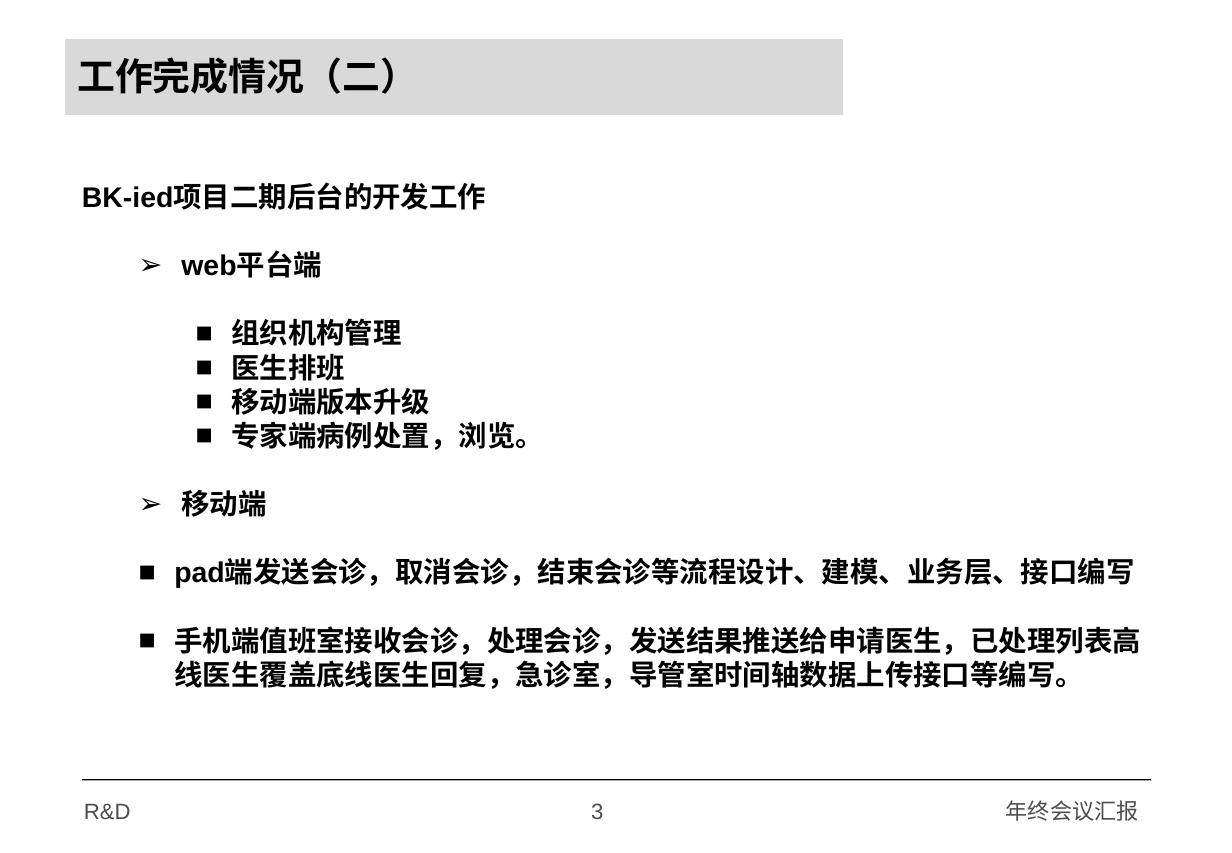
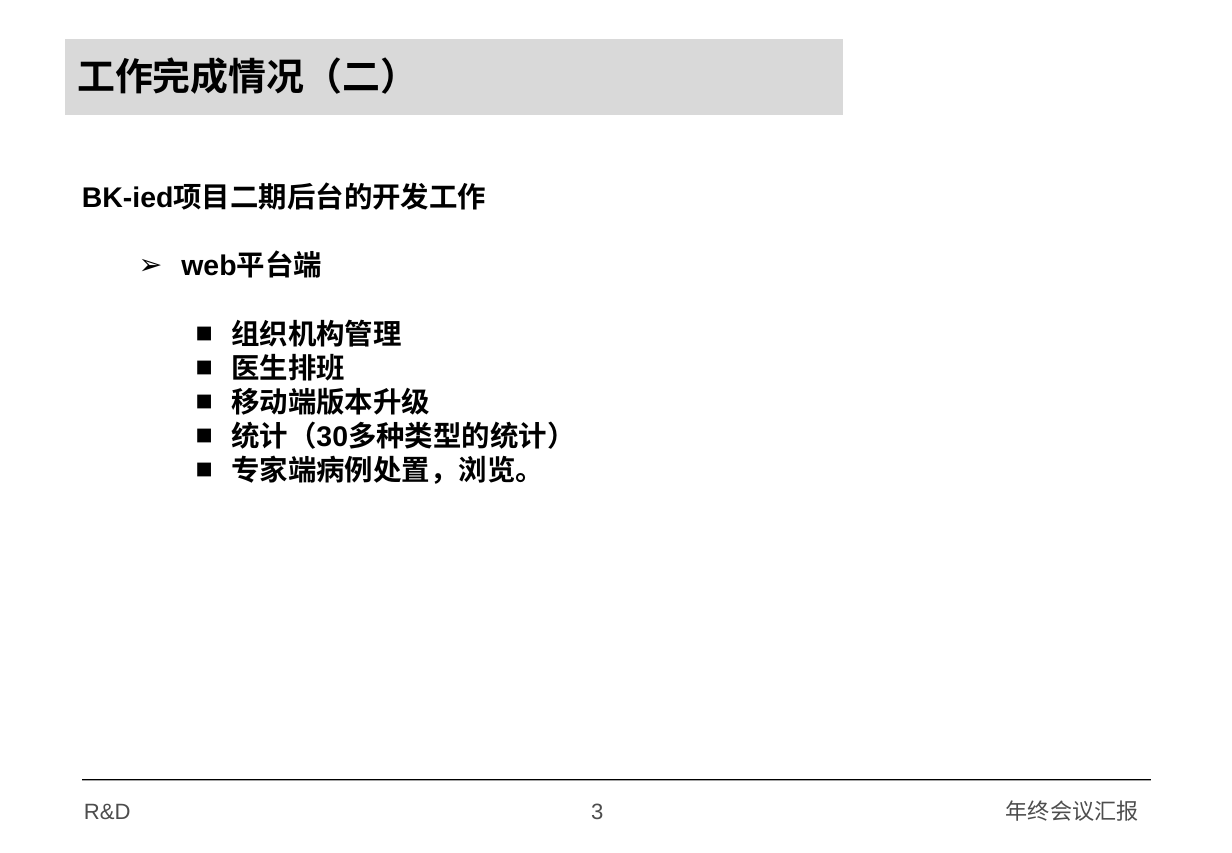
Before and after one commit to olddaog/myp, a slide deck: slide 4 of p/年终总结汇报模板.pptx. Drawn at 1232x853 pixels with LibreOffice and Linux fonts; fonts in the diff are those of the drawing; background and template pictures are left out. Boxes give left, top, right and bottom in pixels: in the first picture for what was removed or moved away, otherwise in the second. Text is boxed around its words. In the diff, an @@ line names an element or a change of style, - is before the commit and + after.

```diff
--- a/p/年终总结汇报模板.pptx
+++ b/p/年终总结汇报模板.pptx
@@ text at bbox=[231, 421, 575, 449]: paragraph added @@
+    ■ 统计（30多种类型的统计）
@@ text at bbox=[174, 490, 1141, 689]: paragraphs removed @@
-  ➢ 移动端
-  ■ pad端发送会诊，取消会诊，结束会诊等流程设计、建模、业务层、接口编写
-  ■ 手机端值班室接收会诊，处理会诊，发送结果推送给申请医生，已处理列表高线医生覆盖底线医生回复，急诊室，导管室时间轴数据上传接口等编写。
```
Also in this commit, not shown: 1 slide added, 2 other files.
